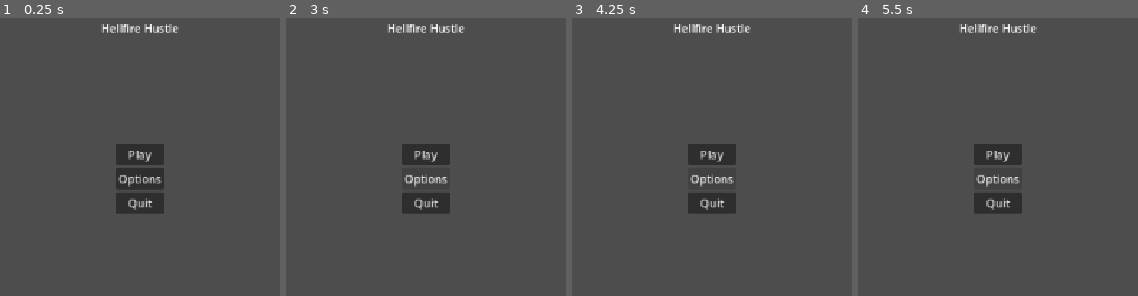
Above: before the commit, frames 1-4 (left to right).
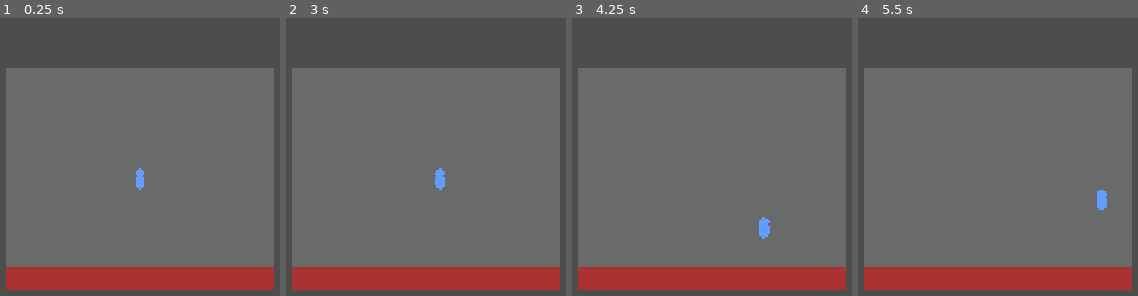
Above: after the commit, the same moments.

Repository: joshuajenner/battle-boxes
Game: Godot game, scene res://levels/level_test/level_test.tscn
Two runs of this game, one before a commit and one after it. Both use one fixed random seed, a clock stepped at 60 frames per second and the inputs below. Before the commit the project starts from res://menus/main_menu.tscn.
Inputs (mouse positions are in pixels of both pictures, inside the frame that each line leads up to):
- Up to frame 1 (0.25 s): no input
- Up to frame 2 (3 s): click (426, 154) at 0.5 s, where only the run before the commit has a clickable "Play"; click (426, 154) at 1.25 s, where only the run before the commit has a clickable "Play"; click (426, 179) at 2 s, where only the run before the commit has a clickable "Options"; hold D (move_right, bound only after the commit) from 2.78 s (still down)
- Up to frame 3 (4.25 s): release D (move_right, bound only after the commit) at 3.53 s; hold S (move_down, bound only after the commit) from 3.53 s (still down)
- Up to frame 4 (5.5 s): release S (move_down, bound only after the commit) at 4.28 s; hold D (move_right, bound only after the commit) 4.28-5.03 s; hold W (move_up, bound only after the commit) from 5.03 s (still down)

The runs differ from the first frame. In frame 1, 77% of the frame differs, in the area x 2-98%, y 2-98%; in frame 2, 77%; in frame 3, 77%; in frame 4, 77%.

Commit message:
Added base player

Diff:
--- /dev/null
+++ b/player/player.gd
@@ -0,0 +1,17 @@
+extends CharacterBody2D
+
+
+var move_speed: float = 100
+
+
+func _ready() -> void:
+	pass
+
+
+func get_input():
+	var input_direction = Input.get_vector("move_left", "move_right", "move_up", "move_down")
+	velocity = input_direction * move_speed
+
+func _physics_process(delta):
+	get_input()
+	move_and_slide()
--- /dev/null
+++ b/player/player.tscn
@@ -0,0 +1,16 @@
+[gd_scene format=3 uid="uid://bioro8tgyhahn"]
+
+[ext_resource type="Texture2D" uid="uid://c1mak1n3kw7oe" path="res://player/player.png" id="1_oul6g"]
+[ext_resource type="Script" uid="uid://e818w2120bhr" path="res://player/player.gd" id="1_rkbax"]
+
+[sub_resource type="CapsuleShape2D" id="CapsuleShape2D_ahg1b"]
+radius = 7.0
+
+[node name="Player" type="CharacterBody2D" unique_id=241208287]
+script = ExtResource("1_rkbax")
+
+[node name="CollisionShape2D" type="CollisionShape2D" parent="." unique_id=906684569]
+shape = SubResource("CapsuleShape2D_ahg1b")
+
+[node name="Sprite2D" type="Sprite2D" parent="." unique_id=1794200612]
+texture = ExtResource("1_oul6g")
--- a/project.godot
+++ b/project.godot
@@ -11,7 +11,7 @@
 [application]
 
 config/name="Hellfire Hustle"
-run/main_scene="uid://dpehwmd85w30g"
+run/main_scene="uid://bpyrwd0u8ic65"
 config/features=PackedStringArray("4.7", "GL Compatibility")
 config/icon="res://icon.svg"
 
@@ -20,12 +20,41 @@
 window/stretch/mode="canvas_items"
 window/stretch/aspect="expand"
 
+[input]
+
+move_up={
+"deadzone": 0.2,
+"events": [Object(InputEventKey,"resource_local_to_scene":false,"resource_name":"","device":-1,"window_id":0,"alt_pressed":false,"shift_pressed":false,"ctrl_pressed":false,"meta_pressed":false,"pressed":false,"keycode":0,"physical_keycode":87,"key_label":0,"unicode":119,"location":0,"echo":false,"script":null)
+]
+}
+move_left={
+"deadzone": 0.2,
+"events": [Object(InputEventKey,"resource_local_to_scene":false,"resource_name":"","device":-1,"window_id":0,"alt_pressed":false,"shift_pressed":false,"ctrl_pressed":false,"meta_pressed":false,"pressed":false,"keycode":0,"physical_keycode":65,"key_label":0,"unicode":97,"location":0,"echo":false,"script":null)
+]
+}
+move_down={
+"deadzone": 0.2,
+"events": [Object(InputEventKey,"resource_local_to_scene":false,"resource_name":"","device":-1,"window_id":0,"alt_pressed":false,"shift_pressed":false,"ctrl_pressed":false,"meta_pressed":false,"pressed":false,"keycode":0,"physical_keycode":83,"key_label":0,"unicode":115,"location":0,"echo":false,"script":null)
+]
+}
+move_right={
+"deadzone": 0.2,
+"events": [Object(InputEventKey,"resource_local_to_scene":false,"resource_name":"","device":-1,"window_id":0,"alt_pressed":false,"shift_pressed":false,"ctrl_pressed":false,"meta_pressed":false,"pressed":false,"keycode":0,"physical_keycode":68,"key_label":0,"unicode":100,"location":0,"echo":false,"script":null)
+]
+}
+fire={
+"deadzone": 0.2,
+"events": [Object(InputEventKey,"resource_local_to_scene":false,"resource_name":"","device":-1,"window_id":0,"alt_pressed":false,"shift_pressed":false,"ctrl_pressed":false,"meta_pressed":false,"pressed":false,"keycode":0,"physical_keycode":74,"key_label":0,"unicode":106,"location":0,"echo":false,"script":null)
+]
+}
+
 [physics]
 
 3d/physics_engine="Jolt Physics"
 
 [rendering]
 
+textures/canvas_textures/default_texture_filter=0
 rendering_device/driver.windows="d3d12"
 renderer/rendering_method="gl_compatibility"
 renderer/rendering_method.mobile="gl_compatibility"
Not shown, added: player/player.gd.uid
Binary file added: player/player.png
Not shown, added: player/player.png.import
